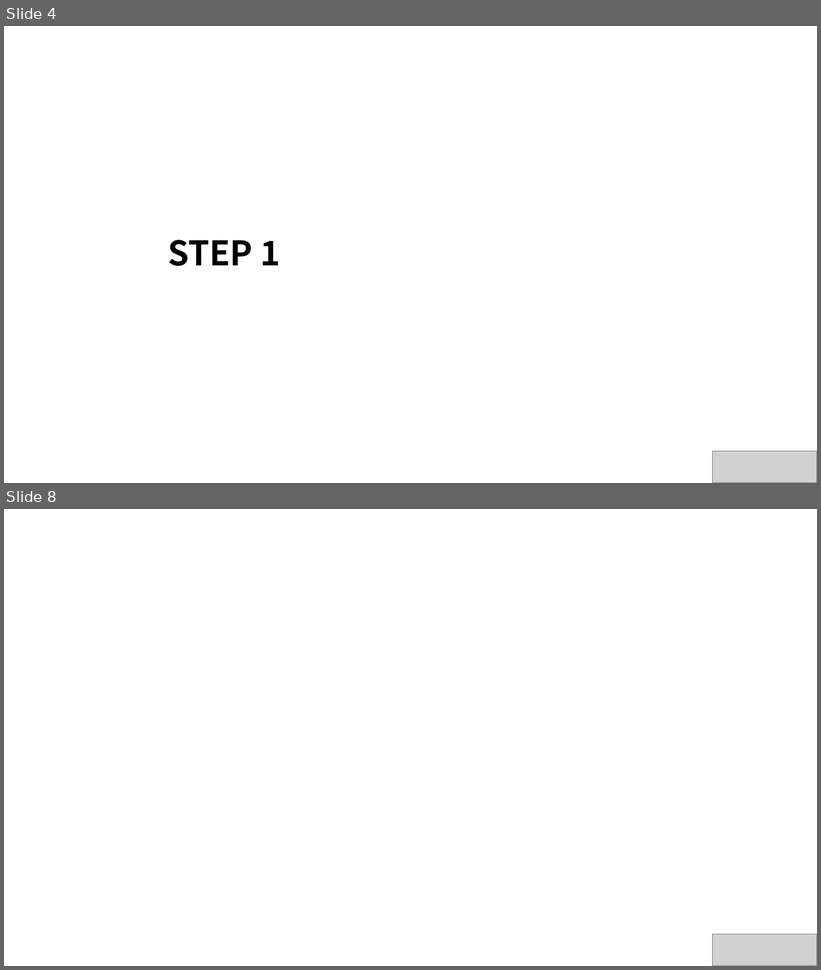
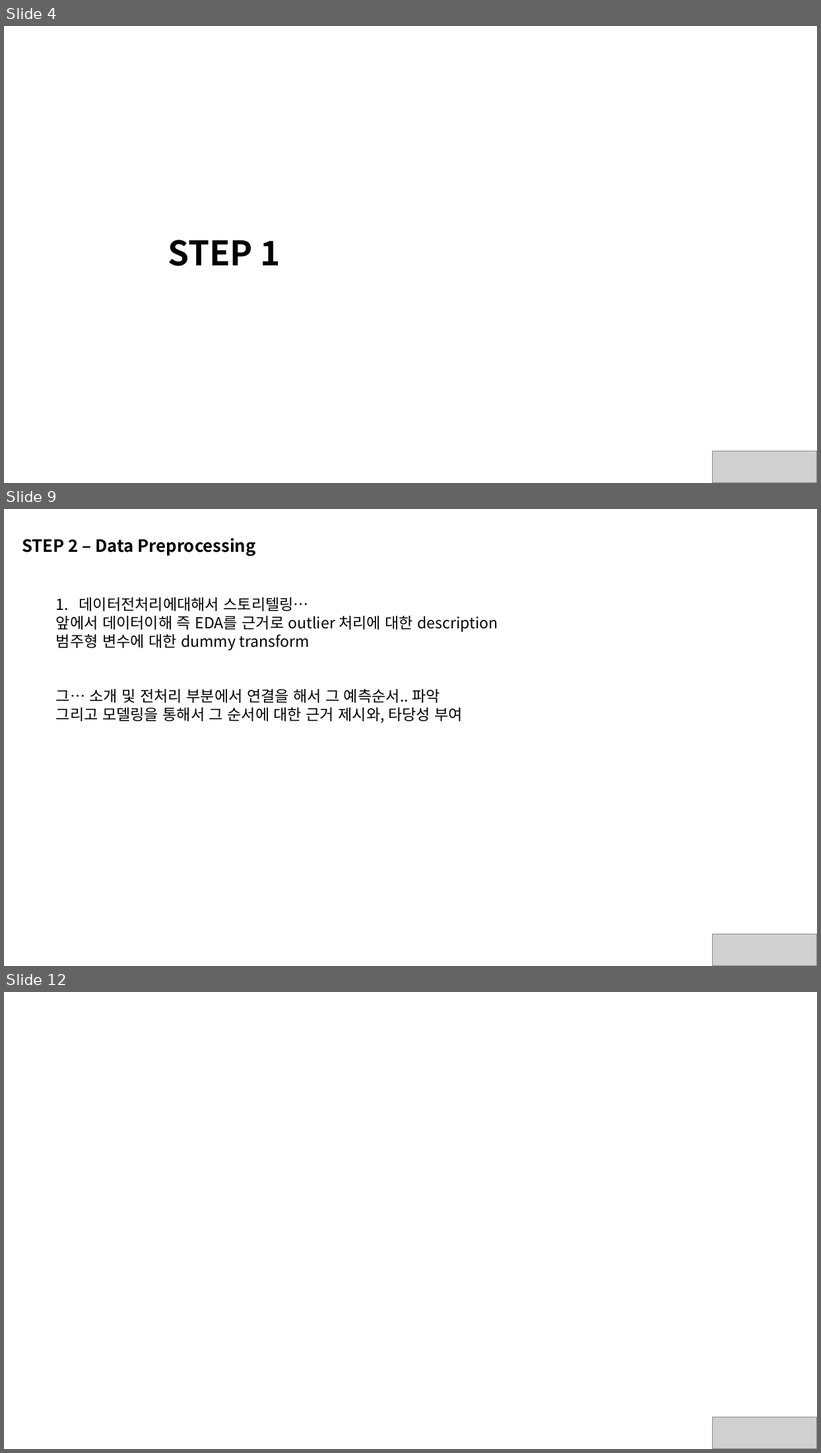
Before and after one commit to hyeonho1028/Samsung-Data-Challenge, a slide deck: final/portfolio.pptx. Shown one above the other, each under a label of ours: slides 4 and 8 before the commit, slides 4, 9 and 12 after it; the slides between them are not shown. The pictures are 821x970 and 821x1453 pixels, drawn with LibreOffice and Linux fonts; fonts in the diff are those of the drawing; grey boxes stand for pictures. Boxes give left, top, right and bottom in pixels: in the first picture for what was removed or moved away, otherwise in the second. Text is boxed around its words. In the diff, an @@ line names an element or a change of style, - is before the commit and + after.

```diff
--- a/final/portfolio.pptx
+++ b/final/portfolio.pptx
@@ slide 9 added at box(4, 509, 817, 966), background #FFFFFF @@
@@ text added at box(22, 538, 255, 556), 20 pt, text #000000, bold @@
+STEP 2 – Data Preprocessing
@@ text added at box(56, 597, 498, 723), 18 pt, text #000000 @@
+1. 데이터전처리에대해서 스토리텔링…
+앞에서 데이터이해 즉 EDA를 근거로 outlier 처리에 대한 description
+범주형 변수에 대한 dummy transform
+그… 소개 및 전처리 부분에서 연결을 해서 그 예측순서.. 파악
+그리고 모델링을 통해서 그 순서에 대한 근거 제시와, 타당성 부여
@@ picture added at box(713, 934, 817, 966) @@
@@ what was slide 8 is now slide 12 @@
```
Also in this commit, not shown: 1 slide changed, 7 other slides added, 4 slides removed, 1 other file.
